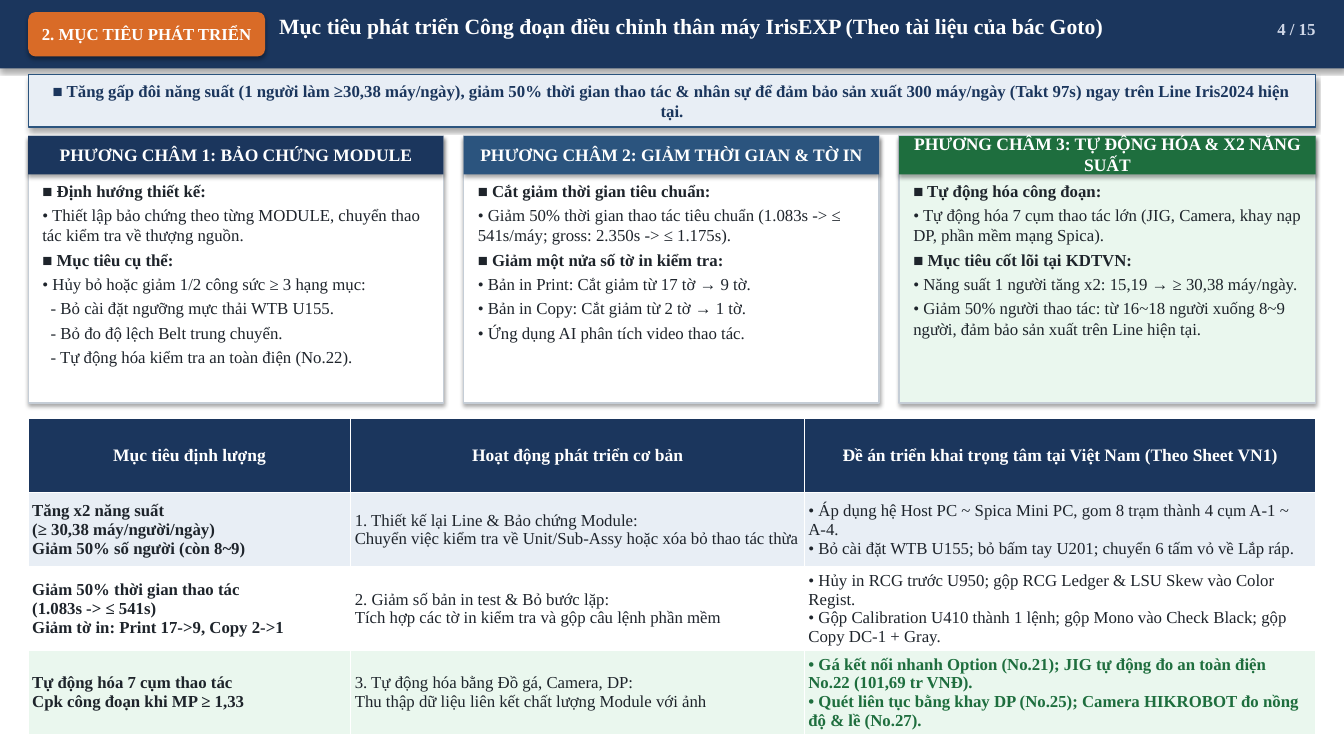
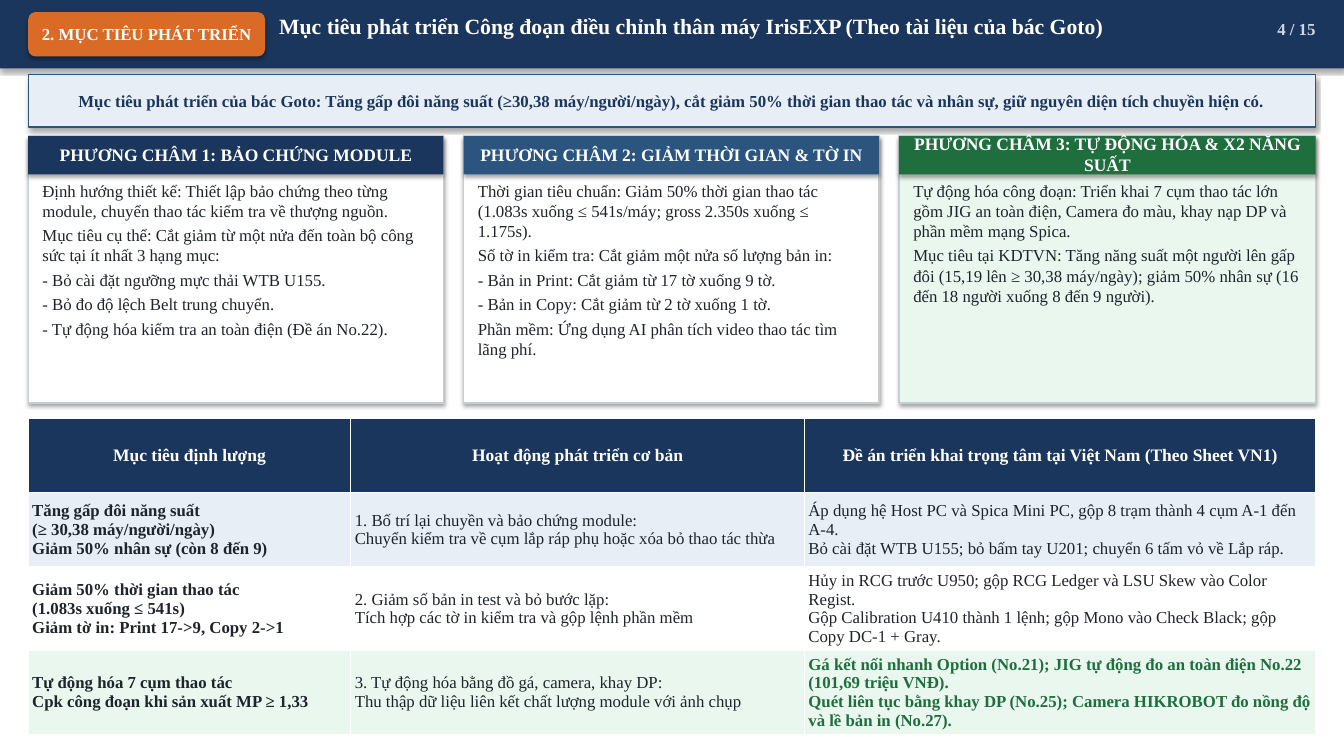
Before and after one commit to Nakazasen/bao_cao_dc_EXPIris, a slide deck: slide 4 of Bao_Cao_Dieu_Chinh_IrisEXP_VN.pptx. Drawn at 1344x756 pixels with LibreOffice and Linux fonts; fonts in the diff are those of the drawing. Boxes give left, top, right and bottom in pixels: in the first picture for what was removed or moved away, otherwise in the second. Text is boxed around its words. In the diff, an @@ line names an element or a change of style, - is before the commit and + after.

```diff
--- a/Bao_Cao_Dieu_Chinh_IrisEXP_VN.pptx
+++ b/Bao_Cao_Dieu_Chinh_IrisEXP_VN.pptx
@@ text in rectangle at [78, 94, 1263, 111]: text changed @@
-■ Tăng gấp đôi năng suất (1 người làm ≥30,38 máy/ngày), giảm 50% thời gian thao tác & nhân sự để đảm bảo sản xuất 300 máy/ngày (Takt 97s) ngay trên Line Iris2024 hiện tại.
+Mục tiêu phát triển của bác Goto: Tăng gấp đôi năng suất (≥30,38 máy/người/ngày), cắt giảm 50% thời gian thao tác và nhân sự, giữ nguyên diện tích chuyền hiện có.
@@ text at [42, 185, 414, 265]: text changed @@
-■ Định hướng thiết kế:
-• Thiết lập bảo chứng theo từng MODULE, chuyển thao tác kiểm tra về thượng nguồn.
-■ Mục tiêu cụ thể:
-• Hủy bỏ hoặc giảm 1/2 công sức ≥ 3 hạng mục:
+Định hướng thiết kế: Thiết lập bảo chứng theo từng module, chuyển thao tác kiểm tra về thượng nguồn.
+Mục tiêu cụ thể: Cắt giảm từ một nửa đến toàn bộ công sức tại ít nhất 3 hạng mục:
@@ text at [478, 185, 837, 359]: text changed @@
-■ Cắt giảm thời gian tiêu chuẩn:
-• Giảm 50% thời gian thao tác tiêu chuẩn (1.083s -> ≤ 541s/máy; gross: 2.350s -> ≤ 1.175s).
-■ Giảm một nửa số tờ in kiểm tra:
-• Bản in Print: Cắt giảm từ 17 tờ → 9 tờ.
-• Bản in Copy: Cắt giảm từ 2 tờ → 1 tờ.
-• Ứng dụng AI phân tích video thao tác.
+Thời gian tiêu chuẩn: Giảm 50% thời gian thao tác (1.083s xuống ≤ 541s/máy; gross 2.350s xuống ≤ 1.175s).
+Số tờ in kiểm tra: Cắt giảm một nửa số lượng bản in:
+- Bản in Print: Cắt giảm từ 17 tờ xuống 9 tờ.
+- Bản in Copy: Cắt giảm từ 2 tờ xuống 1 tờ.
+Phần mềm: Ứng dụng AI phân tích video thao tác tìm lãng phí.
@@ text at [913, 185, 1298, 306]: text changed @@
-■ Tự động hóa công đoạn:
-• Tự động hóa 7 cụm thao tác lớn (JIG, Camera, khay nạp DP, phần mềm mạng Spica).
-■ Mục tiêu cốt lõi tại KDTVN:
-• Năng suất 1 người tăng x2: 15,19 → ≥ 30,38 máy/ngày.
-• Giảm 50% người thao tác: từ 16~18 người xuống 8~9 người, đảm bảo sản xuất trên Line hiện tại.
+Tự động hóa công đoạn: Triển khai 7 cụm thao tác lớn gồm JIG an toàn điện, Camera đo màu, khay nạp DP và phần mềm mạng Spica.
+Mục tiêu tại KDTVN: Tăng năng suất một người lên gấp đôi (15,19 lên ≥ 30,38 máy/ngày); giảm 50% nhân sự (16 đến 18 người xuống 8 đến 9 người).
@@ text at [52, 323, 387, 339]: text changed @@
-- Tự động hóa kiểm tra an toàn điện (No.22).
+- Tự động hóa kiểm tra an toàn điện (Đề án No.22).
@@ table at [28, 418, 1316, 734] @@
-row 2: Tăng x2 năng suất (≥ 30,38 máy/người/ngày) Giảm 50% số người (còn 8~9) | 1. Thiết kế lại Line & Bảo chứng Module: Chuyển việc kiểm tra về Unit/Sub-Assy hoặc xóa bỏ thao tác thừa | • Áp dụng hệ Host PC ~ Spica Mini PC, gom 8 trạm thành 4 cụm A-1 ~ A-4. • Bỏ cài đặt WTB U155; bỏ bấm tay U201; chuyển 6 tấm vỏ về Lắp ráp.
+row 2: Tăng gấp đôi năng suất (≥ 30,38 máy/người/ngày) Giảm 50% nhân sự (còn 8 đến 9) | 1. Bố trí lại chuyền và bảo chứng module: Chuyển kiểm tra về cụm lắp ráp phụ hoặc xóa bỏ thao tác thừa | Áp dụng hệ Host PC và Spica Mini PC, gộp 8 trạm thành 4 cụm A-1 đến A-4. Bỏ cài đặt WTB U155; bỏ bấm tay U201; chuyển 6 tấm vỏ về Lắp ráp.
-row 3: Giảm 50% thời gian thao tác (1.083s -> ≤ 541s) Giảm tờ in: Print 17->9, Copy 2->1 | 2. Giảm số bản in test & Bỏ bước lặp: Tích hợp các tờ in kiểm tra và gộp câu lệnh phần mềm | • Hủy in RCG trước U950; gộp RCG Ledger & LSU Skew vào Color Regist. • Gộp Calibration U410 thành 1 lệnh; gộp Mono vào Check Black; gộp Copy DC-1 + Gray.
+row 3: Giảm 50% thời gian thao tác (1.083s xuống ≤ 541s) Giảm tờ in: Print 17->9, Copy 2->1 | 2. Giảm số bản in test và bỏ bước lặp: Tích hợp các tờ in kiểm tra và gộp lệnh phần mềm | Hủy in RCG trước U950; gộp RCG Ledger và LSU Skew vào Color Regist. Gộp Calibration U410 thành 1 lệnh; gộp Mono vào Check Black; gộp Copy DC-1 + Gray.
-row 4: Tự động hóa 7 cụm thao tác Cpk công đoạn khi MP ≥ 1,33 | 3. Tự động hóa bằng Đồ gá, Camera, DP: Thu thập dữ liệu liên kết chất lượng Module với ảnh | • Gá kết nối nhanh Option (No.21); JIG tự động đo an toàn điện No.22 (101,69 tr VNĐ). • Quét liên tục bằng khay DP (No.25); Camera HIKROBOT đo nồng độ & lề (No.27).
+row 4: Tự động hóa 7 cụm thao tác Cpk công đoạn khi sản xuất MP ≥ 1,33 | 3. Tự động hóa bằng đồ gá, camera, khay DP: Thu thập dữ liệu liên kết chất lượng module với ảnh chụp | Gá kết nối nhanh Option (No.21); JIG tự động đo an toàn điện No.22 (101,69 triệu VNĐ). Quét liên tục bằng khay DP (No.25); Camera HIKROBOT đo nồng độ và lề bản in (No.27).
```
Also in this commit, not shown: 14 other slides changed, 1 other file.
